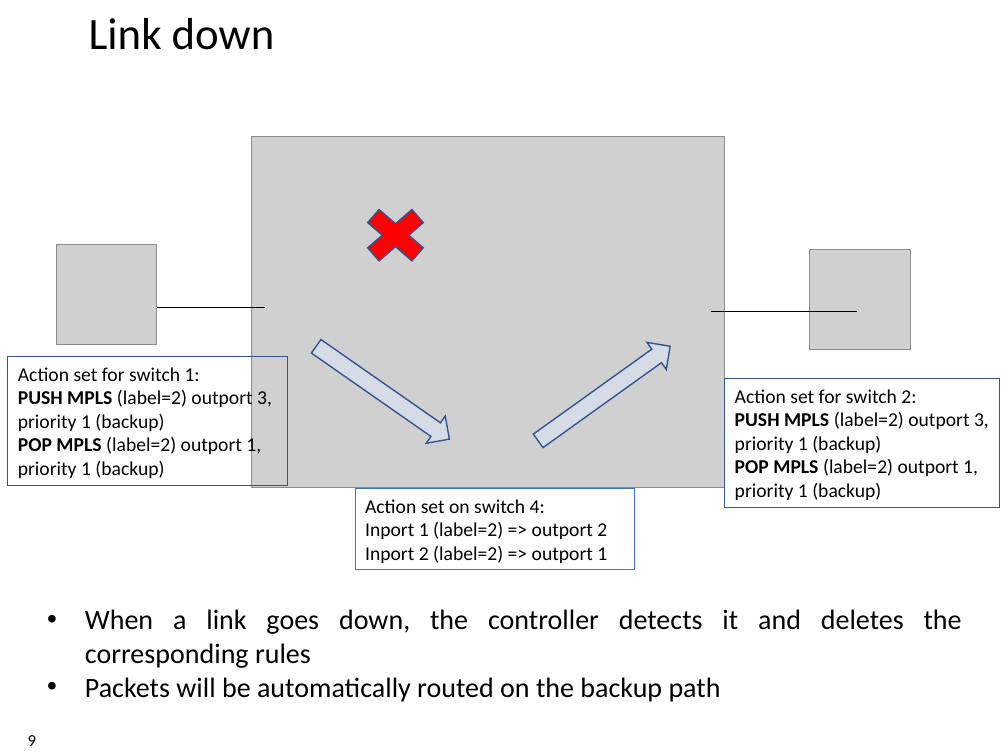
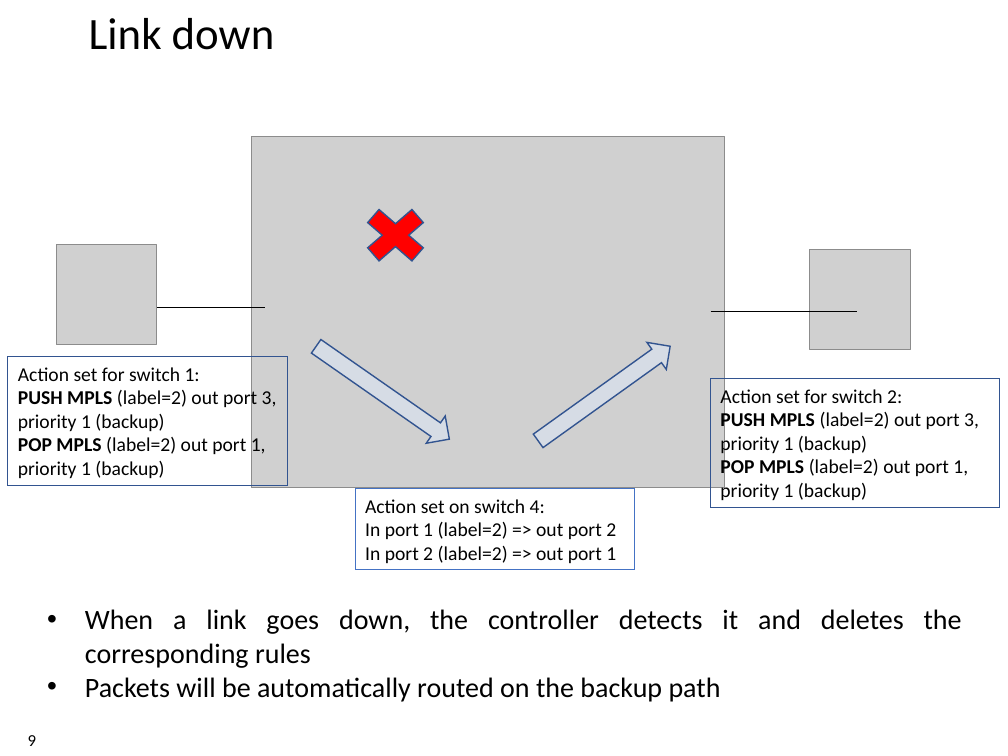
Before and after one commit to xdl907/switching-and-routing-project, a slide deck: slide 9 of template_project_exam__1_.pptx. Drawn at 1008x756 pixels with LibreOffice and Linux fonts; fonts in the diff are those of the drawing; grey boxes stand for pictures; background and template pictures are left out. Boxes give left, top, right and bottom in pixels: in the first picture for what was removed or moved away, otherwise in the second. Text is boxed around its words. In the diff, an @@ line names an element or a change of style, - is before the commit and + after.

```diff
--- a/template_project_exam__1_.pptx
+++ b/template_project_exam__1_.pptx
@@ text in rectangle at (18,388,277,478): spaces changed @@
-PUSH MPLS (label=2) outport 3,
-priority 1 (backup)
-POP MPLS (label=2) outport 1, priority 1 (backup)
+PUSH MPLS (label=2) out port 3,
+priority 1 (backup)
+POP MPLS (label=2) out port 1, priority 1 (backup)
@@ rectangle "Action set for switch 2:": place and size @@
-rectangle "Action set for switch 2:" at (725,379,1000,508)
+rectangle "Action set for switch 2:" at (711,379,1000,508)
@@ text in rectangle at (720,410,979,500): spaces changed @@
-PUSH MPLS (label=2) outport 3,
-priority 1 (backup)
-POP MPLS (label=2) outport 1, priority 1 (backup)
+PUSH MPLS (label=2) out port 3,
+priority 1 (backup)
+POP MPLS (label=2) out port 1, priority 1 (backup)
@@ text in rectangle at (365,522,616,563): spaces changed @@
-Inport 1 (label=2) => outport 2
-Inport 2 (label=2) => outport 1
+In port 1 (label=2) => out port 2
+In port 2 (label=2) => out port 1
```
Also in this commit, not shown: 3 other slides changed.
